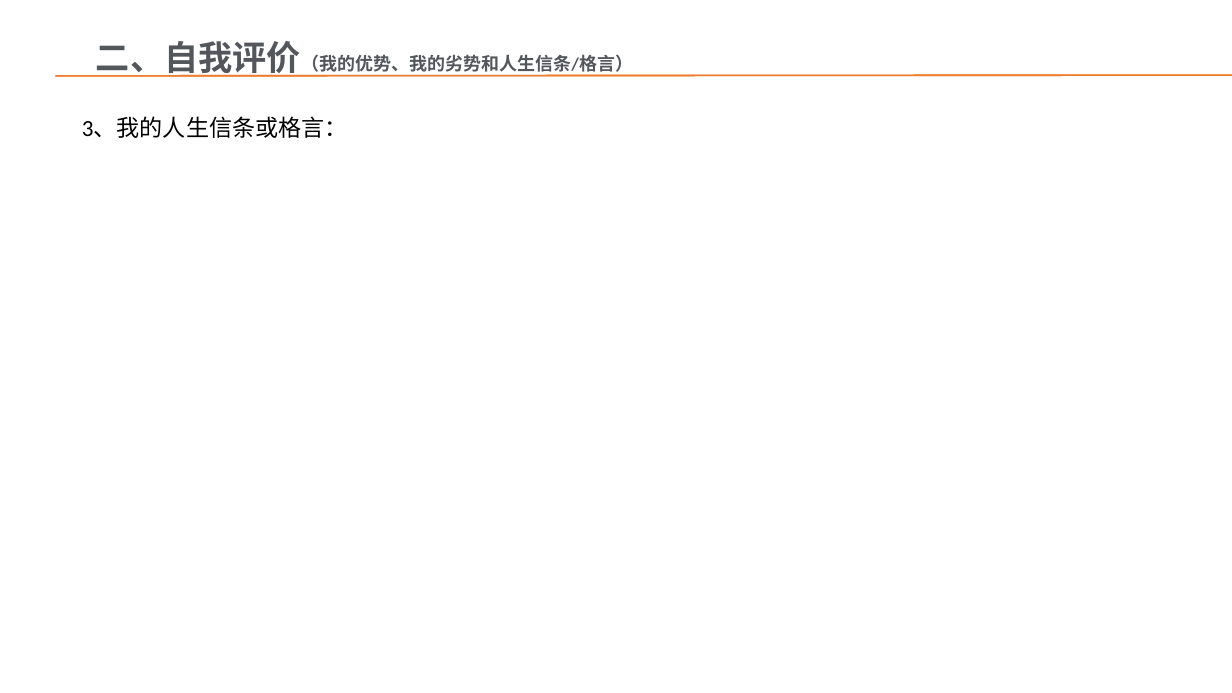
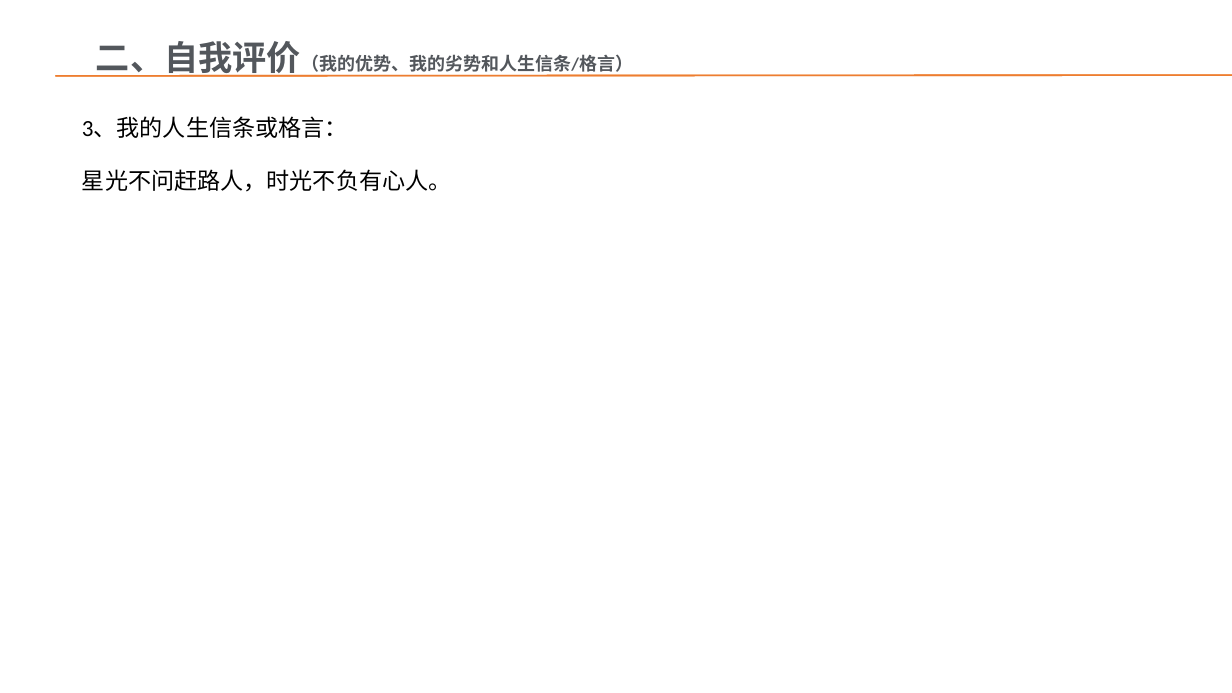
Before and after one commit to light-hong/2021web, a slide deck: slide 8 of 上海比户员工试用期转正PPT模版.pptx. Drawn at 1232x693 pixels with LibreOffice and Linux fonts; fonts in the diff are those of the drawing; background and template pictures are left out. Boxes give left, top, right and bottom in pixels: in the first picture for what was removed or moved away, otherwise in the second. Text is boxed around its words. In the diff, an @@ line names an element or a change of style, - is before the commit and + after.

```diff
--- a/上海比户员工试用期转正PPT模版.pptx
+++ b/上海比户员工试用期转正PPT模版.pptx
@@ text added at [82,169,452,192], 18 pt, text #000000 @@
+星光不问赶路人，时光不负有心人。
```
Also in this commit, not shown: 11 other slides changed.
